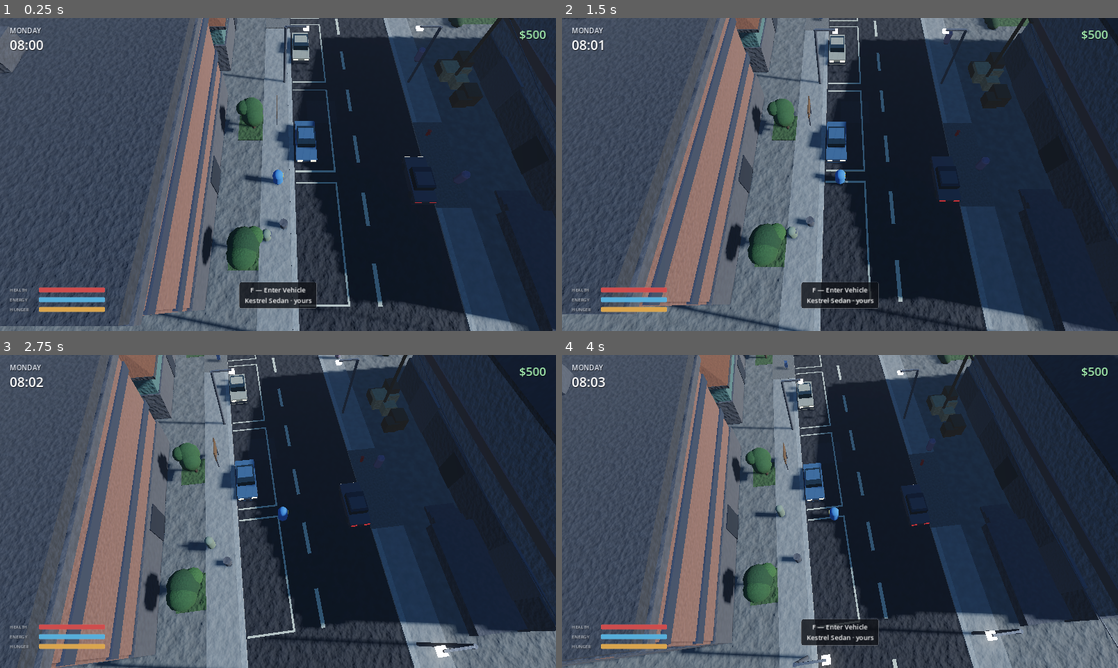
Above: before the commit, frames 1-4 (two rows, left to right).
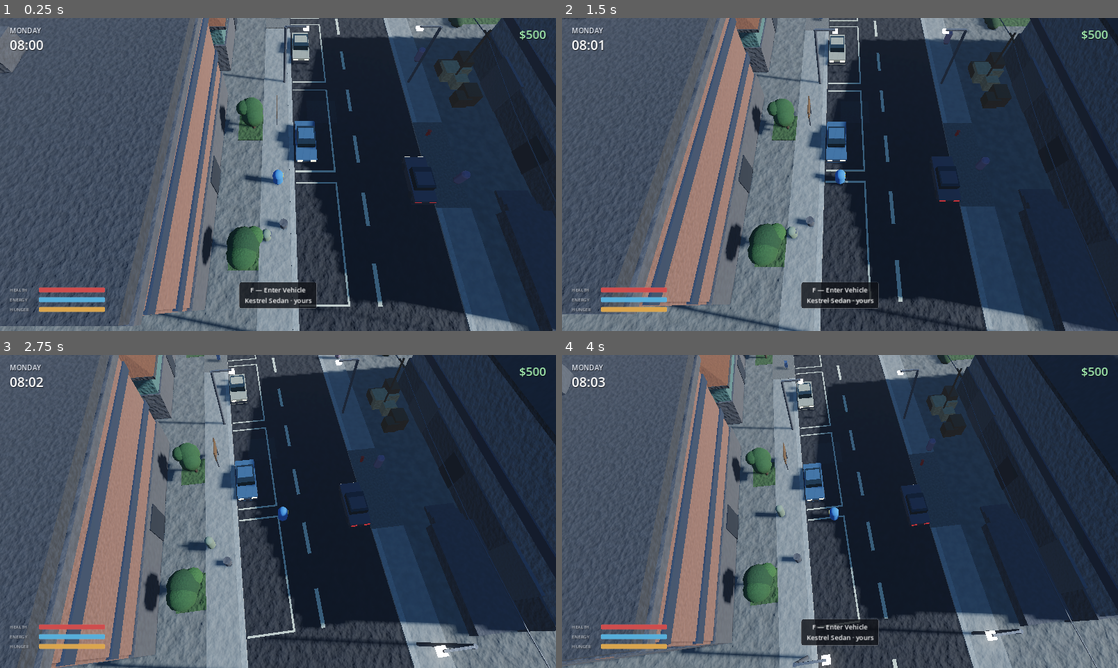
Above: after the commit, the same moments.

Repository: silasnoelbusiness-maker/cal-ai
Game: Godot game, scene res://main.tscn
The game is run twice, just before and just after one commit, with the same random seed, the same clock (stepped at 60 frames per second) and the same inputs.
Inputs (mouse positions are in pixels of both pictures, inside the frame that each line leads up to):
- Up to frame 1 (0.25 s): no input
- Up to frame 2 (1.5 s): move the mouse to (962, 158) at 0.52 s; hold D (move_right) 0.53-1.25 s; hold Right mouse button (camera_look) 0.53-1.25 s; click (962, 158) at 0.67 s; drag from (728, 190) to (812, 237) at 1.27 s
- Up to frame 3 (2.75 s): move the mouse to (333, 442) at 2.02 s; hold D (move_right) from 2.03 s (still down); tap Right (camera_rotate_right) at 2.1 s
- Up to frame 4 (4 s): release D (move_right) at 2.75 s; drag from (812, 574) to (673, 464) at 2.77 s; move the mouse to (1006, 558) at 3.52 s; hold A (move_left) from 3.53 s (still down); hold Mouse wheel down (camera_zoom_out) from 3.53 s (still down)

The runs differ from the first frame. In frame 1, 0.2% of the frame differs, in the area x 81-100%, y 0-59%; in frame 2, 0.2%, in the area x 76-100%, y 0-96%; in frame 3, 0.2%; in frame 4, 0.2%.

Commit message:
Fix wire orientation, slim the poles, and correct the daylight ramp
Three things the screenshots caught after the visual pass landed.

Overhead cables were never rotated. look_at works off the global transform, so
it silently does nothing on a node that is not in the tree yet, and it rebuilds
the basis from scratch, so the scale set beforehand was thrown away too. Every
wire was an axis-aligned bar lying across the street. Parent, aim, then stretch.

Utility poles were 8.5m and chunky, with a long crossarm. Close to the camera a
tall vertical splays hard toward the corner of the frame at this field of view,
and the result read as fallen timber lying on the pavement. They are now street
light height and thin, which is the same perspective the street lights have
always had without ever looking wrong.

The daylight ramp reached full brightness only near noon, so the city was
dusk-dark by mid-afternoon — the sun is 7 degrees up at half past five and that
was enough to put the lights out. It now saturates at about 17 degrees of
elevation, which is bright from roughly 07:00 to 17:00 with the warm falloff
either side, and the golden tint still peaks exactly where it saturates. The
daytime ambient fill goes back up as well: 0.35 against a night value of 0.3
left almost no day/night difference, which was overcorrecting for contrast.

298 headless checks pass.

Co-Authored-By: Claude Opus 5 <noreply@anthropic.com>
Claude-Session: https://claude.ai/code/session_01CTWB4K44dDsVP5hL9av8W8

Diff:
--- a/game/world/city_kit.gd
+++ b/game/world/city_kit.gd
@@ -466,12 +466,16 @@
 		var mesh_instance := MeshInstance3D.new()
 		mesh_instance.name = "%s_%d" % [node_name, step]
 		mesh_instance.mesh = unit_box()
-		mesh_instance.scale = Vector3(thickness, thickness, span.length())
-		mesh_instance.position = middle
-		mesh_instance.look_at_from_position(middle, point, Vector3.UP)
 		mesh_instance.material_override = material
 		mesh_instance.cast_shadow = GeometryInstance3D.SHADOW_CASTING_SETTING_OFF
+		# Order matters, and getting it wrong is silent: look_at works off the
+		# global transform, so it does nothing at all on a node that is not in
+		# the tree yet, and it rebuilds the basis from scratch, so any scale set
+		# beforehand is thrown away. Parent, aim, then stretch.
 		parent.add_child(mesh_instance)
+		mesh_instance.position = middle
+		mesh_instance.look_at(point, Vector3.UP)
+		mesh_instance.scale = Vector3(thickness, thickness, span.length())
 		previous = point
 
 
--- a/game/world/day_night_cycle.gd
+++ b/game/world/day_night_cycle.gd
@@ -21,8 +21,12 @@
 @export_group("Sky")
 @export var day_sky_energy: float = 1.0
 @export var night_sky_energy: float = 0.16
-@export var day_ambient_energy: float = 0.35
-@export var night_ambient_energy: float = 0.3
+## Dropping the daytime figure buys shadow contrast, but it was taken too far at
+## first: 0.35 against a night value of 0.3 left almost no day/night difference
+## in the fill light, and late afternoon — when the sun is low and the fill is
+## doing most of the work — went nearly black. The two now sit clearly apart.
+@export var day_ambient_energy: float = 0.44
+@export var night_ambient_energy: float = 0.26
 @export_group("Street Lights")
 ## Street lights switch on once the sun drops below this height (-1..1).
 @export var street_light_threshold: float = 0.08
@@ -57,7 +61,13 @@
 func _apply(fraction: float) -> void:
 	# -1 at midnight, 0 at 06:00 and 18:00, +1 at noon.
 	var sun_height := sin((fraction - 0.25) * TAU)
-	var daylight := clampf(sun_height * 1.8, 0.0, 1.0)
+	# Full brightness by the time the sun is ~17 degrees up, which is about 07:00,
+	# and held until about 17:00. The original ramp reached full daylight only
+	# near noon, so the city was dusk-dark by mid-afternoon — the sun is only
+	# 7 degrees up at half past five, and that was enough to put the lights out.
+	# Golden hour still reads, because the warm tint below is driven off
+	# sun_height directly and peaks exactly where this saturates.
+	var daylight := clampf(sun_height * 3.2 + 0.08, 0.0, 1.0)
 	# Peaks when the sun is near the horizon, for sunrise/sunset warmth.
 	var golden := clampf(1.0 - absf(sun_height) * 4.0, 0.0, 1.0) * clampf(sun_height * 8.0, 0.0, 1.0)
 
--- a/game/world/district_01.gd
+++ b/game/world/district_01.gd
@@ -1317,7 +1317,12 @@
 ## Timber poles and strung cable down both long streets, set back onto the lots
 ## so they are clear of the pavement entirely.
 func _add_overhead_lines(parent: Node3D) -> void:
-	var pole_height := 8.5
+	# Street-light height, and no taller. A tall pole close to the camera splays
+	# hard toward the corner of the frame at this field of view, and a thick one
+	# with a long crossarm read as fallen timber lying across the pavement. The
+	# street lights have always had the same perspective and never looked wrong,
+	# because they are thin — so the poles match them.
+	var pole_height := 6.2
 	# Behind the tree line, or the canopies swallow the poles.
 	var setback := ROAD_HALF + WALK_WIDTH + 2.4
 	var spacing := 32.0
@@ -1356,15 +1361,15 @@
 			parent.add_child(holder)
 			CityKit.add_cylinder(
 				holder, "Post", Vector3(0.0, pole_height * 0.5, 0.0),
-				0.16, pole_height, _mat("wood"), false
+				0.1, pole_height, _mat("wood"), false
 			)
 			CityKit.add_box(
-				holder, "CrossArm", Vector3(0.0, pole_height - 0.55, 0.0),
-				Vector3(2.4 if along_x else 0.18, 0.14, 0.18 if along_x else 2.4),
+				holder, "CrossArm", Vector3(0.0, pole_height - 0.45, 0.0),
+				Vector3(1.3 if along_x else 0.11, 0.09, 0.11 if along_x else 1.3),
 				_mat("wood"), false, false
 			)
 
-			var top := base + Vector3(0.0, pole_height - 0.6, 0.0)
+			var top := base + Vector3(0.0, pole_height - 0.5, 0.0)
 			if have_previous:
 				CityKit.add_wire(
 					parent, "Wire%d_%d" % [run_index, i], previous, top,
